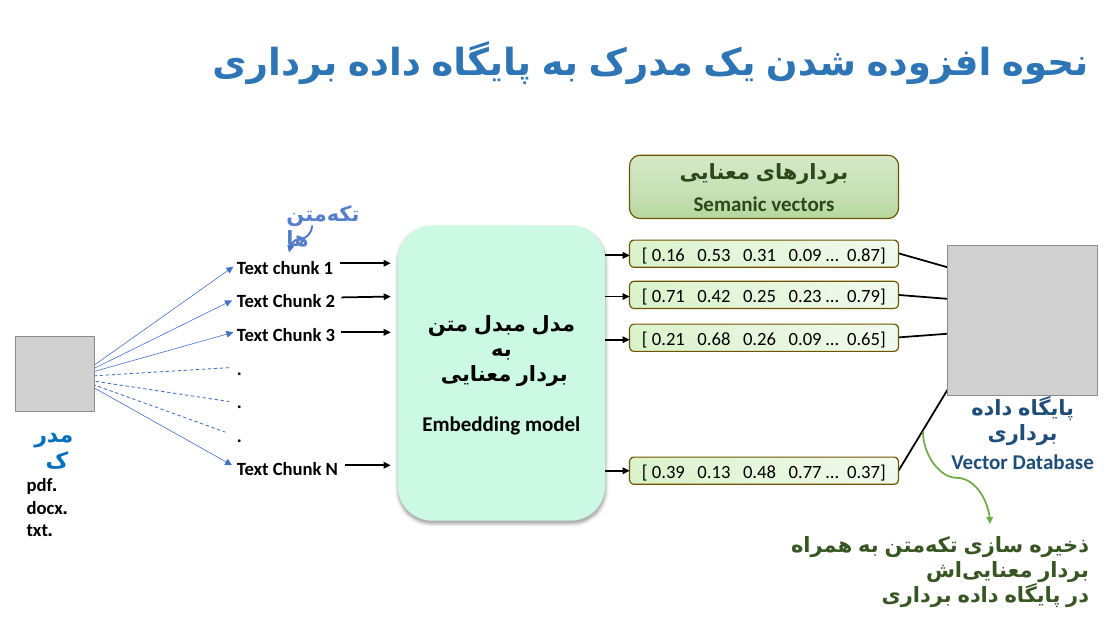
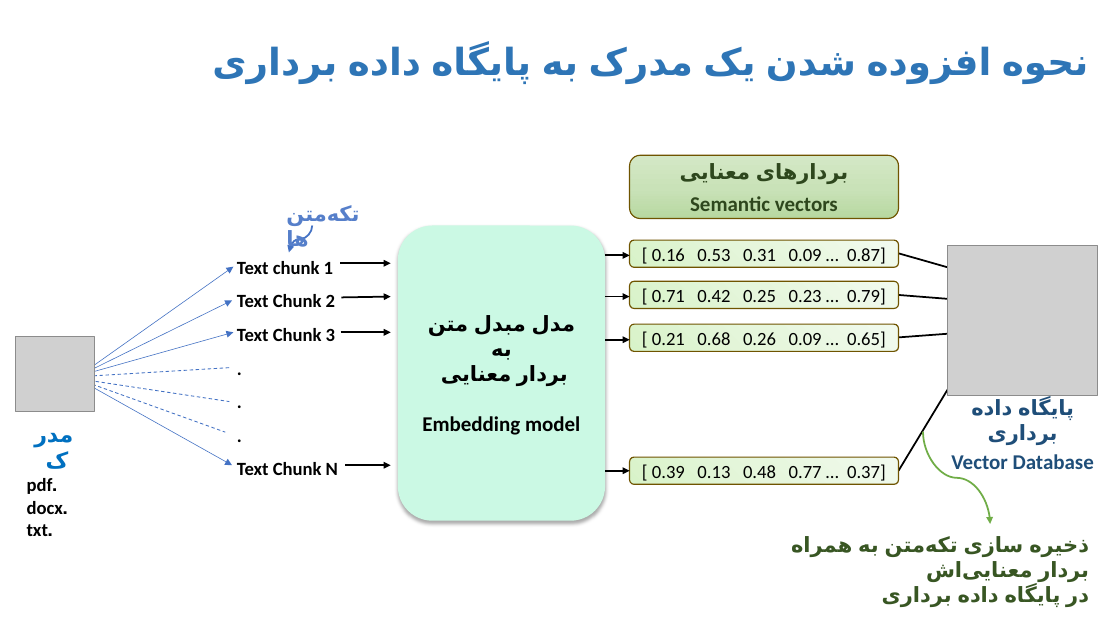
Before and after one commit to FarshadAmiri/DataGPT, a slide deck: slide 5 of RAG.pptx. Drawn at 1120x630 pixels with LibreOffice and Linux fonts; fonts in the diff are those of the drawing; grey boxes stand for pictures. Boxes give left, top, right and bottom in pixels: in the first picture for what was removed or moved away, otherwise in the second. Text is boxed around its words. In the diff, an @@ line names an element or a change of style, - is before the commit and + after.

```diff
--- a/RAG.pptx
+++ b/RAG.pptx
@@ text in rounded rectangle at [690, 196, 838, 211]: text changed @@
-Semanic vectors
+Semantic vectors
```
